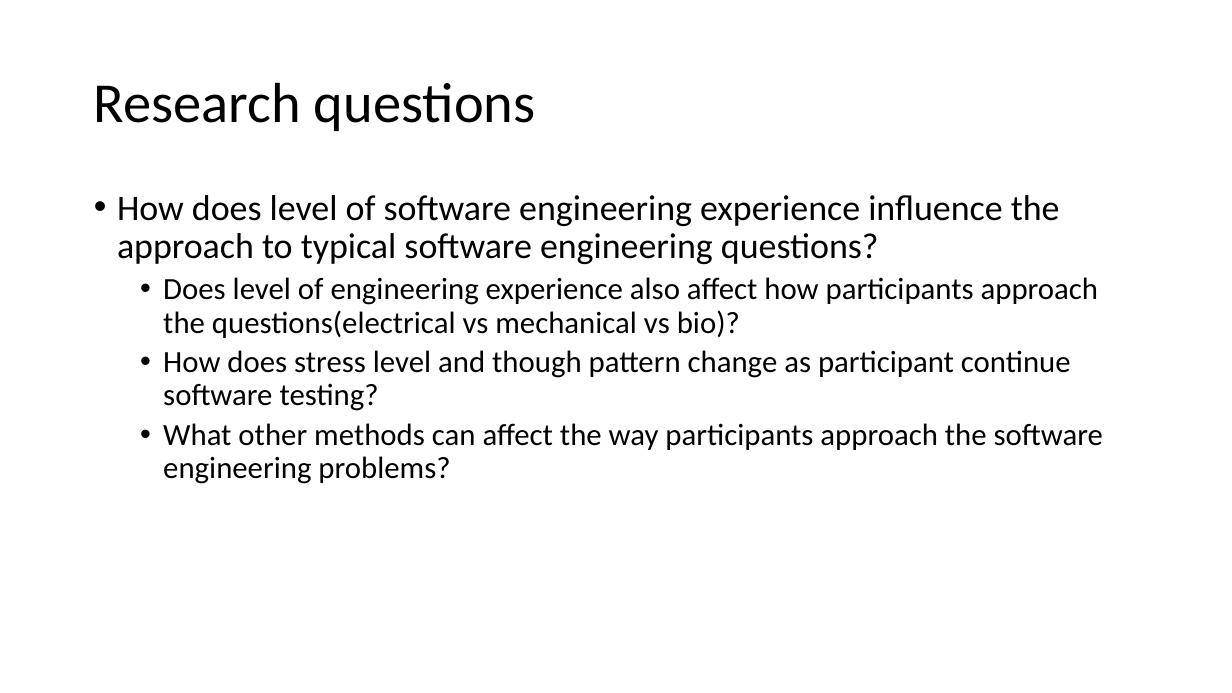
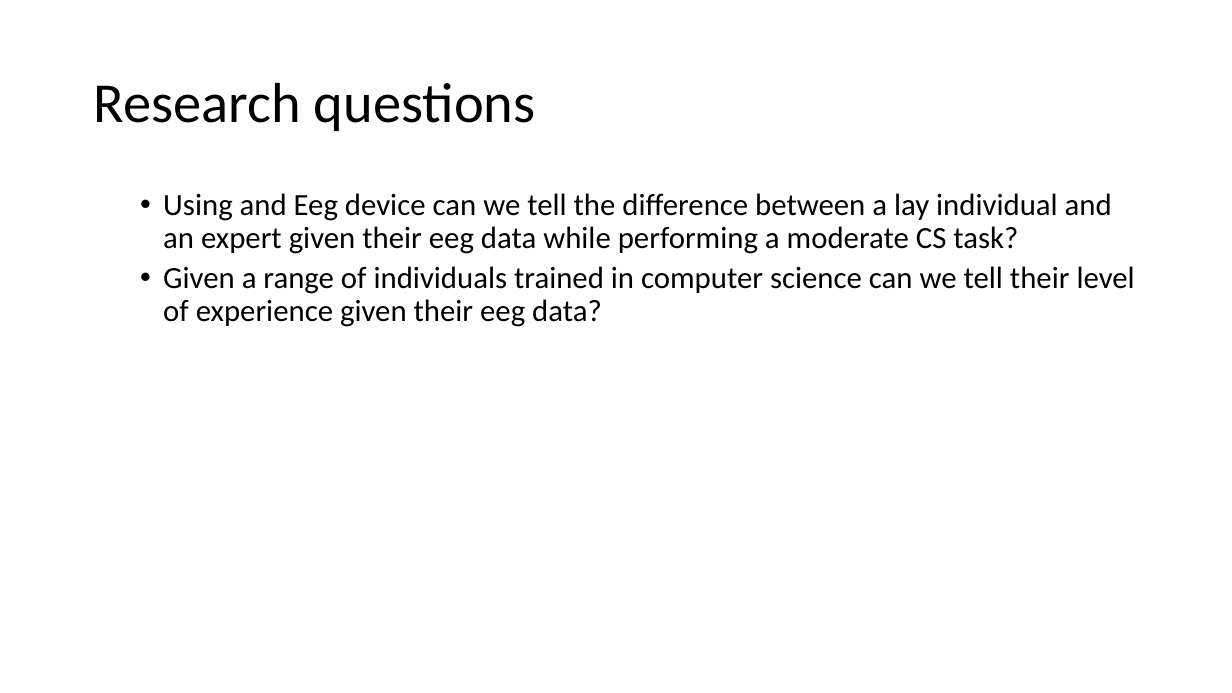
Before and after one commit to nauticalmonkey/CalPolyThesis, a slide deck: slide 4 of Thesis Idea.pptx. Drawn at 1232x693 pixels with LibreOffice and Linux fonts; fonts in the diff are those of the drawing. Boxes give left, top, right and bottom in pixels: in the first picture for what was removed or moved away, otherwise in the second. Text is boxed around its words. In the diff, an @@ line names an element or a change of style, - is before the commit and + after.

Commit message:
reaserch questions changed

```diff
--- a/Thesis Idea.pptx
+++ b/Thesis Idea.pptx
@@ text at <box>163,193,1135,327</box>: text changed @@
-• How does level of software engineering experience influence the approach to typical software engineering questions?
-  • Does level of engineering experience also affect how participants approach the questions(electrical vs mechanical vs bio)?
-  • How does stress level and though pattern change as participant continue software testing?
-  • What other methods can affect the way participants approach the software engineering problems?
+  • Using and Eeg device can we tell the difference between a lay individual and an expert given their eeg data while performing a moderate CS task?
+  • Given a range of individuals trained in computer science can we tell their level of experience given their eeg data?
```
Also in this commit, not shown: 2 other slides changed, 1 slide added, 1 slide removed.
